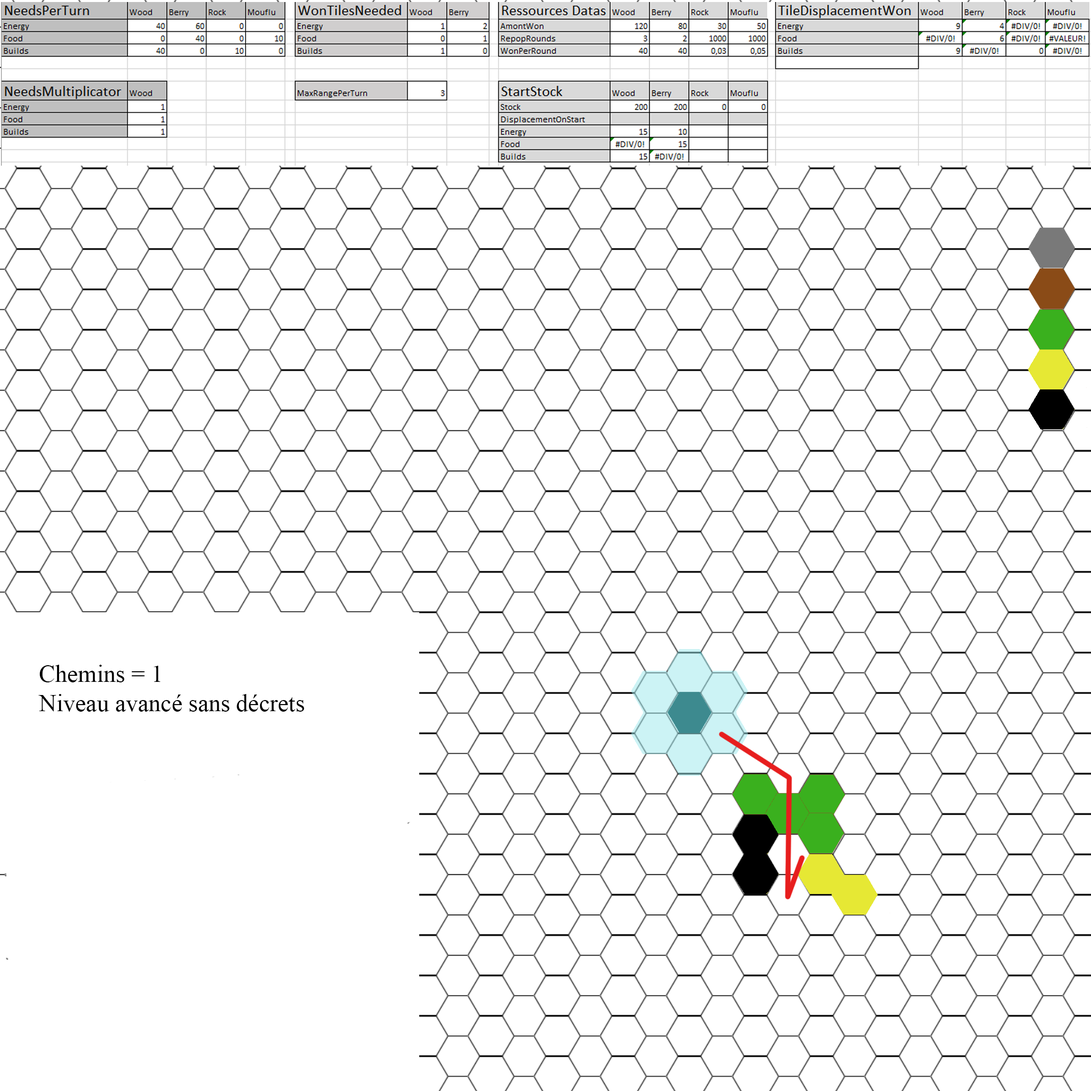
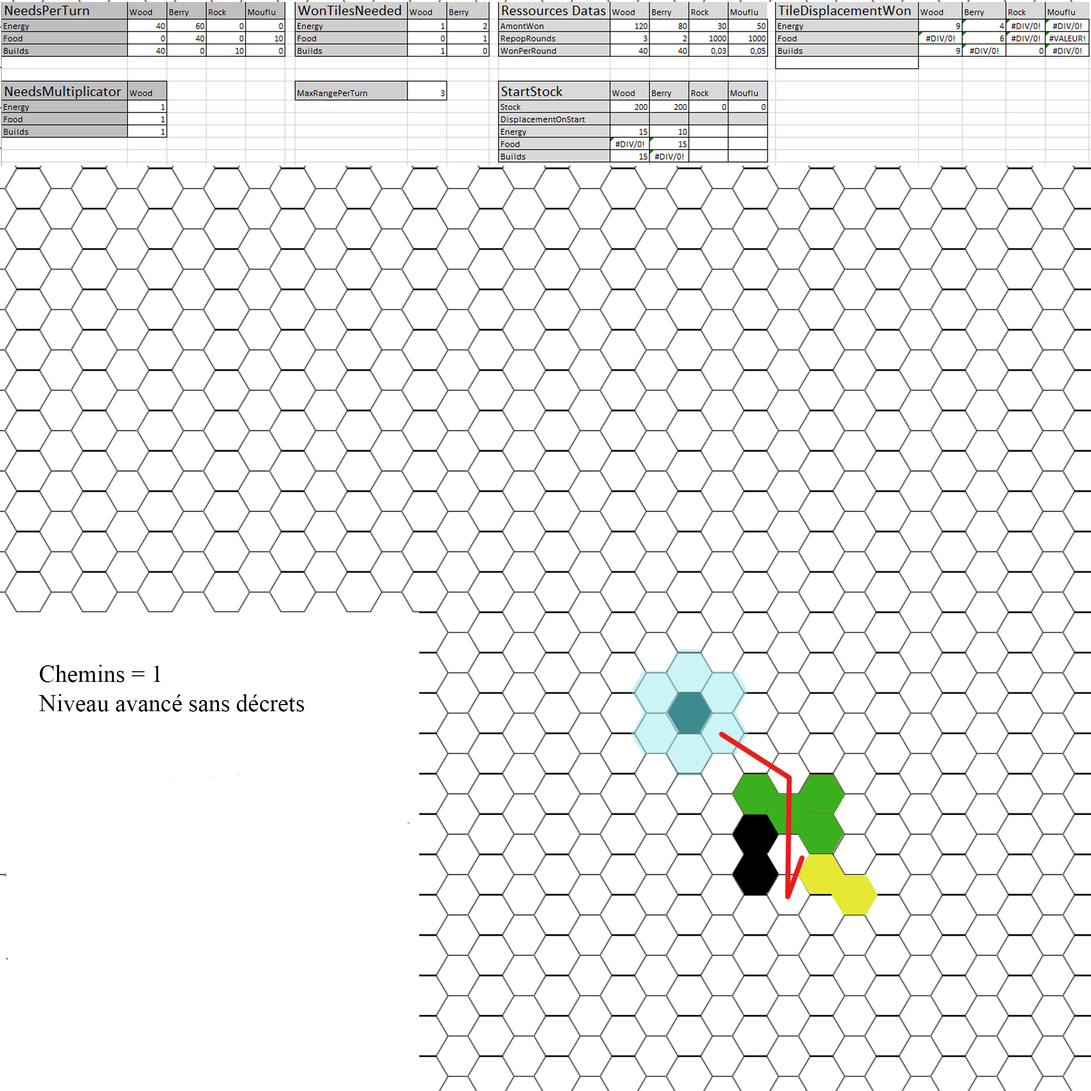
The second (1091, 1091) image is a revision of the first. Changes to its layers:
removed layer "block" from group "Items" over [1028, 389, 1088, 430]
removed layer "corn" from group "Items" over [1028, 349, 1088, 390]
removed layer "wood" from group "Items" over [1028, 309, 1076, 351]
removed layer "mouflu" from group "Items" over [1028, 268, 1076, 310]
removed layer "rock" from group "Items" over [1028, 227, 1076, 269]
